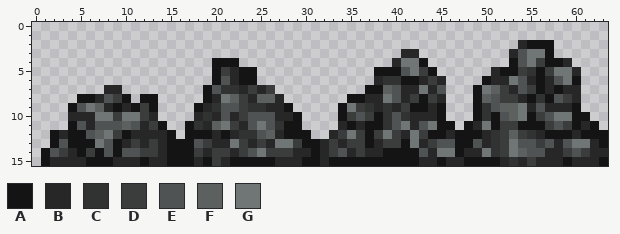
File history of a pixel-art sprite, content/Materials/Rocks/resource.betoniter.png. Above is the file before it was changed.
The file is 64x16 pixels. Colours within 5 levels of each other are drawn and written as one.
Palette (. is transparent): A #141414  B #262726  C #313333  D #3a3d3c  E #4f5353  F #5c6160  G #6f7675
And afterwards:
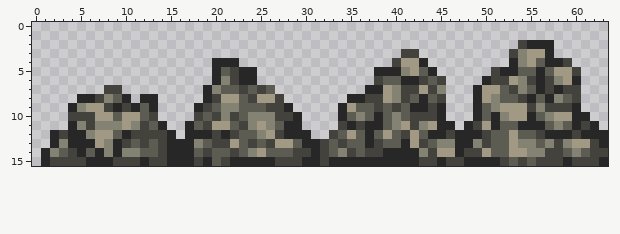
Edits made:
colour A: #141414 -> #262726
colour B: #262726 -> #44423c
colour D: #3a3d3c -> #5c5c53
colour E: #4f5353 -> #848272
colour G: #6f7675 -> #a19984
Changed rows in their new state; - is a pixel that keeps its letter.
first column x 7:
 5 ------------------------------------------------D-
 6 --------------------------------DD----------------
 7 --------------DD----------------G-----------G-----
 8 ---------------G--GG-----------------------G-----D
 9 G------------D---DD-----------D-D----------D-GG---
10 ------------D-------------------D-D--------D--G---
11 ---G-------D-G------D-----------D-----------------
12 G---------------DD-G------------------------D-G-D-
13 --------------------------------------------D-----
14 --------------------------------------------D--G--
15 ----------------------------------------------D---
